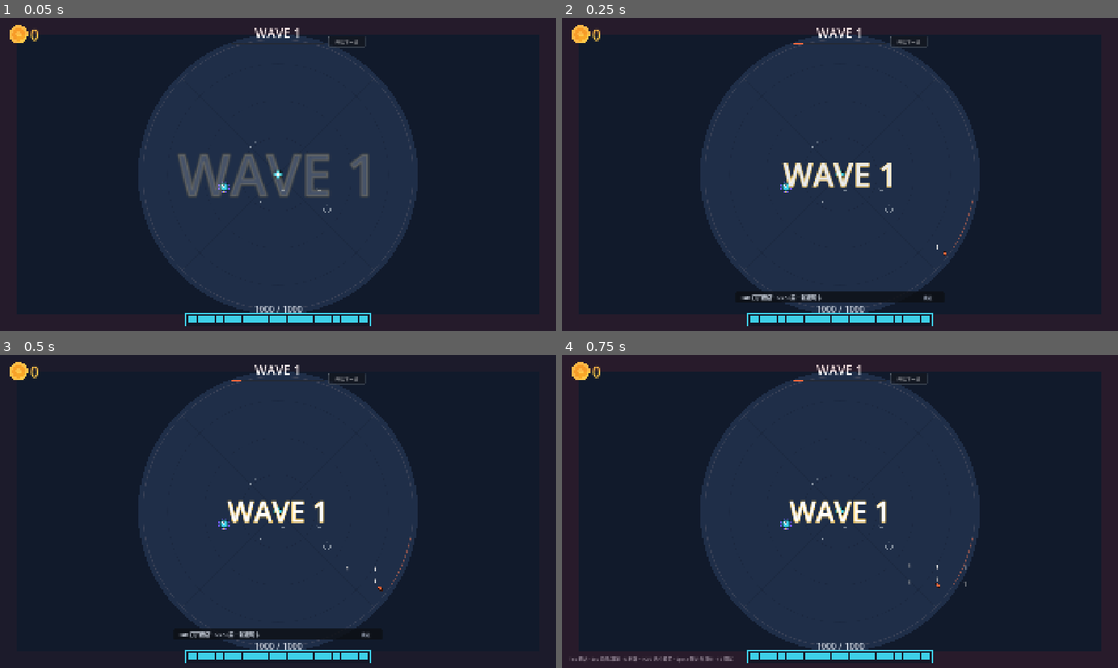
Above: before the commit, frames 1-4 (two rows, left to right).
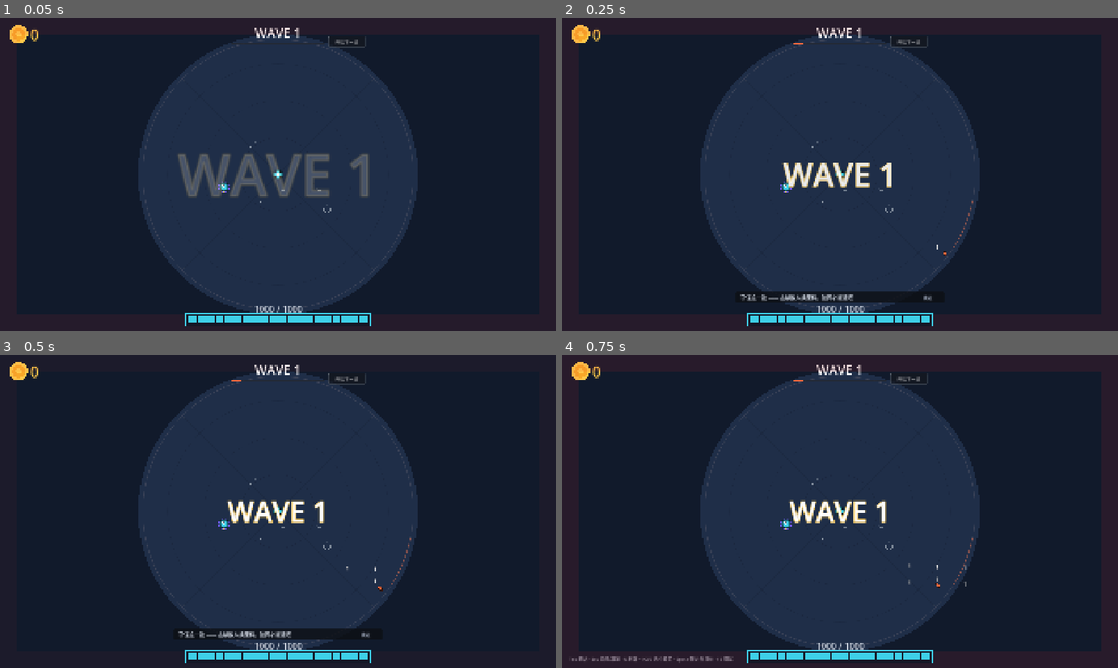
Above: after the commit, the same moments.

Repository: w814929152/corebound
Game: Godot game, scene res://scenes/main.tscn
Two runs of this game, one before a commit and one after it. Both use one fixed random seed, a clock stepped at 60 frames per second and the inputs below.
Inputs:
- Up to frame 1 (0.05 s): no input
- Up to frame 2 (0.25 s): no input
- Up to frame 3 (0.5 s): no input
- Up to frame 4 (0.75 s): click "跳过" at 0.5 s

Frame 1 is identical in both runs. In frame 2, 0.3% of the frame differs, in the area x 32-53%, y 88-91%; in frame 3, 0.3%; in frame 4, nothing differs.

Commit message:
build(demo): 可游玩版本 —— Windows 单文件 exe 导出链 + 引导文案分态 + 窗口尺寸修正
## 导出链（新增）
- `export_presets.cfg`：Windows Desktop 预设，`embed_pck=true` ⇒ **单文件 exe**
  （112 MB，双击即玩，零依赖 / 不联网）；`script_export_mode=2` 压缩二进制 token；
  `modify_resources=true` 写入 PE 图标与版本信息（产品名「守核 Corebound」@ 0.1.0）
- `icon.svg`：128×128 矢量图标（深色底 + 同心环 + 橙色发光核心 + 八向入侵点）
- 产物落 `build/`（已在 .gitignore）⇒ **二进制不入库**，只留可复现的导出配置

## 引导文案分态（`tutorial_overlay.gd` · 判定逻辑一字未改，只换字）
实测开局 `scrap = 0`、裸塔价 12 ⇒ 首波结束前整个货架都是灰的。原文案无论贫富
一律提示「买一张建筑卡」，玩家照做会撞见买不起的货架 → 首局卡在第一步。
- 买不起         → `守住这一波 —— 击杀敌人换废料，波间才能建塔`
- 买得起 + 抽屉关 → `Tab 打开商店 · 1/2/3 买一张建筑卡`
- 买得起 + 抽屉开 → `1/2/3 买一张建筑卡`
数据源全部来自既有快照（`scrap` / `affordable` / `drawer`）⇒ **零新 snapshot 键**。
另修正 RUN 步文案「开始本波」→「开始下一波」（该步判据本就是波次 +1）。

## 窗口尺寸（`project.godot`）
`window_width_override=1600` / `window_height_override=900`：默认 1920×1080 窗口
在 1080p 屏上连同标题栏溢出，底部核心血条被切。override 只改窗口外框、
**逻辑视口仍 1920×1080** ⇒ shop_layout 基准算尺 / 快照读数 / 金标本零扰动。

## 文档
- 新增 `docs/phase6/demo-build.md`：玩家操作表、一局流程、重新打包步骤、
  三处修正的取舍、5 项已知限制、验收记录
- README 增「打包可玩版本」一节（命令 + 产物 + 操作 + 指向详细文档）

## 验收
- 导出退出码 0、0 错误；产物 117,478,184 B 单文件；PE ProductName/FileVersion 正确
- 导出版实机录制 901 帧（`--write-movie`）：第 30 帧 = 穷文案 ✅；第 899 帧 = 富文案 ✅
- 引导状态机 25 项全过；默认全量回归 **10 段 3,440 项 0 失败、退出码 0**

🔴 零玩法影响：未触碰数值 / 口径 / 金标本 / snapshot 契约 / 游戏层信号。

Diff:
--- /dev/null
+++ b/icon.svg
@@ -0,0 +1,32 @@
+<svg xmlns="http://www.w3.org/2000/svg" width="128" height="128" viewBox="0 0 128 128">
+  <defs>
+    <radialGradient id="gCore" cx="0.5" cy="0.5" r="0.5">
+      <stop offset="0" stop-color="#fffbe8"/>
+      <stop offset="0.38" stop-color="#ffc24d"/>
+      <stop offset="0.74" stop-color="#ff7a2f"/>
+      <stop offset="1" stop-color="#c3350d"/>
+    </radialGradient>
+    <radialGradient id="gGlow" cx="0.5" cy="0.5" r="0.5">
+      <stop offset="0" stop-color="#ff9a3c" stop-opacity="0.5"/>
+      <stop offset="0.6" stop-color="#ff9a3c" stop-opacity="0.12"/>
+      <stop offset="1" stop-color="#ff9a3c" stop-opacity="0"/>
+    </radialGradient>
+  </defs>
+  <rect x="0" y="0" width="128" height="128" rx="22" fill="#0b0e14"/>
+  <circle cx="64" cy="64" r="62" fill="url(#gGlow)"/>
+  <circle cx="64" cy="64" r="52" fill="none" stroke="#243044" stroke-width="2"/>
+  <circle cx="64" cy="64" r="38" fill="none" stroke="#2e3d55" stroke-width="2" stroke-dasharray="4 7"/>
+  <circle cx="64" cy="64" r="26" fill="none" stroke="#3b4f6e" stroke-width="2"/>
+  <circle cx="64" cy="64" r="15" fill="url(#gCore)"/>
+  <circle cx="64" cy="64" r="15" fill="none" stroke="#ffd98a" stroke-width="1.5" opacity="0.85"/>
+  <g fill="#7f96b8">
+    <circle cx="64" cy="16" r="3"/>
+    <circle cx="64" cy="112" r="3"/>
+    <circle cx="16" cy="64" r="3"/>
+    <circle cx="112" cy="64" r="3"/>
+    <circle cx="30" cy="30" r="2.5"/>
+    <circle cx="98" cy="30" r="2.5"/>
+    <circle cx="30" cy="98" r="2.5"/>
+    <circle cx="98" cy="98" r="2.5"/>
+  </g>
+</svg>
--- a/project.godot
+++ b/project.godot
@@ -34,6 +34,12 @@
 ;    `shop_layout.gd` 的 `maxf(560, 0.32×屏宽)` 算尺保留，作非基准屏（窗口 resize / expand）的安全网。
 window/size/viewport_width=1920
 window/size/viewport_height=1080
+; 🔴 可游玩版本（2026-11-06）：**实际窗口**收到 1600×900，但 `viewport_*` 仍是 1920×1080
+;    —— override 只改窗口外框，不改逻辑视口 ⇒ `shop_layout.gd` 的 1920 基准算尺、
+;    快照读数、金标本全部零扰动（纯显示缩放，画布按 `canvas_items` 等比缩放）。
+;    起因：默认 1920×1080 窗口在 1080p 屏上连同标题栏会溢出，底部核心血条被切掉。
+window/size/window_width_override=1600
+window/size/window_height_override=900
 window/stretch/mode="canvas_items"
 ; 🔴 显式钉死 aspect（4.7 新建项目默认值已改为 expand，不写死会随引擎升级漂）
 window/stretch/aspect="expand"
--- a/scripts/ui/tutorial_overlay.gd
+++ b/scripts/ui/tutorial_overlay.gd
@@ -26,6 +26,9 @@
 ##
 
 const _TSM := preload("res://scripts/engine/time_state_machine.gd")
+## 🔴 只读卡价表（纯数据脚本，无副作用）：用于「买不起」时的兜底判定，
+##    避免把 12.0 这类价格魔数写死在 UI 层。
+const _TD := preload("res://scripts/data/tower_data.gd")
 
 ## 🔴 层号常量写在本文件（不落 `mvp_config.gd`，保持零 cfg-shape 变更）。
 const LAYER_TUTORIAL := 135
@@ -59,11 +62,17 @@
 const REPAIR_FALLBACK_WAVE := 8   # 规格 §7-A(a)：W8 结束仍无受损塔 → 自动 DONE
 
 const STEP_TEXT := {
-	Step.BUY: "Tab 打开商店 · 1/2/3 买一张建筑卡",
 	Step.PLACE: "点「放置」→ 再点一个塔位落子",
-	Step.RUN: "Space 开始本波 —— 守住核心",
+	Step.RUN: "Space 开始下一波 —— 守住核心",
 	Step.REPAIR: "安全窗可修复受损塔（点塔位 → 修复 / 拆除）",
 }
+
+## BUY 步按「买不买得起 + 商店开没开」分三态（🔴 实测口径，见文件头）：
+##   开局 `scrap = 0`，而卡价 12 ⇒ 首波结束前商店里全是灰的。若一律提示"买一张卡"，
+##   玩家照做会撞见买不起的货架，首局直接卡在第一步。
+const BUY_TEXT_POOR := "守住这一波 —— 击杀敌人换废料，波间才能建塔"
+const BUY_TEXT_TAB := "Tab 打开商店 · 1/2/3 买一张建筑卡"
+const BUY_TEXT_RICH := "1/2/3 买一张建筑卡"
 
 # ---- 依赖注入（对齐既有 `bind_*` 风格，不用 get_node 满天飞）----
 var controller: Node = null       # ShopController（只读 runtime.snapshot()）
@@ -88,6 +97,9 @@
 #    故判定一律用「比进入本步时**多**了什么」，而不是绝对阈值。
 var _place_towers: int = -1       # 进入 PLACE 时的塔数
 var _run_wave: int = -1           # 进入 RUN 时的波次
+# 🔴 BUY 步文案分态用的两个只读读数（仅影响**文字**，不影响任何判据 / 推进）：
+var _buy_can_afford: bool = false # 货架上是否有买得起的卡（快照 `affordable` 任一为真）
+var _drawer_open: bool = false    # 商店抽屉是否已开（开着就不必再提示按 Tab）
 
 
 func _ready() -> void:
@@ -144,6 +156,10 @@
 	var w: Dictionary = {}
 	if wave_director != null:
 		w = wave_director.snapshot()
+	# 仅用于 BUY 文案分态（不改判定）：抽屉开合走 TimeDirector 只读快照。
+	if director != null:
+		var ds: Dictionary = director.snapshot()
+		_drawer_open = int(ds.get("drawer", _TSM.Drawer.CLOSED)) != _TSM.Drawer.CLOSED
 	advance_with(s, w)
 	_refresh_visual()
 
@@ -161,6 +177,7 @@
 	var pend: Array = s.get("pending", [])
 	var towers := int(s.get("towers", 0))
 	_cur_has_disabled = _has_disabled(s)
+	_buy_can_afford = _can_afford_any(s)
 	var wave_now := _wave_now(s, w)
 
 	# 一次 tick 内允许级联（例：买到即落地 ⇒ BUY → PLACE → RUN）。
@@ -209,6 +226,18 @@
 	return false
 
 
+## 货架上是否至少有 1 张买得起（快照 `affordable` 已由 `shop_runtime.snapshot()` 导出）。
+## 商店尚未发牌（affordable 为空）时退回「废料 ≥ 裸塔价」判定 —— 价格取自 `tower_data.PRICE`。
+func _can_afford_any(s: Dictionary) -> bool:
+	var aff: Array = s.get("affordable", [])
+	if aff.size() > 0:
+		for a in aff:
+			if bool(a):
+				return true
+		return false
+	return float(s.get("scrap", 0.0)) >= float(_TD.PRICE["tower"])
+
+
 func _wave_now(s: Dictionary, w: Dictionary) -> int:
 	return maxi(int(w.get("w", 0)), int(s.get("wave", 0)))
 
@@ -320,7 +349,7 @@
 		_alpha = 0.0
 		modulate = Color(1.0, 1.0, 1.0, 0.0)
 		return
-	_label.text = String(STEP_TEXT.get(step, ""))
+	_label.text = _text_for(step)
 	if not visible:
 		# 步进切换 / 首次出现：从头淡入。
 		_alpha = 0.0
@@ -328,6 +357,15 @@
 	visible = true
 
 
+## 当前步文案。BUY 步按「买不买得起 + 抽屉开没开」分三态（判据不受影响，只换字）。
+func _text_for(s: int) -> String:
+	if s != Step.BUY:
+		return String(STEP_TEXT.get(s, ""))
+	if not _buy_can_afford:
+		return BUY_TEXT_POOR
+	return BUY_TEXT_RICH if _drawer_open else BUY_TEXT_TAB
+
+
 func _sync_hud_hint() -> void:
 	if hud == null:
 		return
Not shown, added: export_presets.cfg
Not shown, added: docs/phase6/demo-build.md
